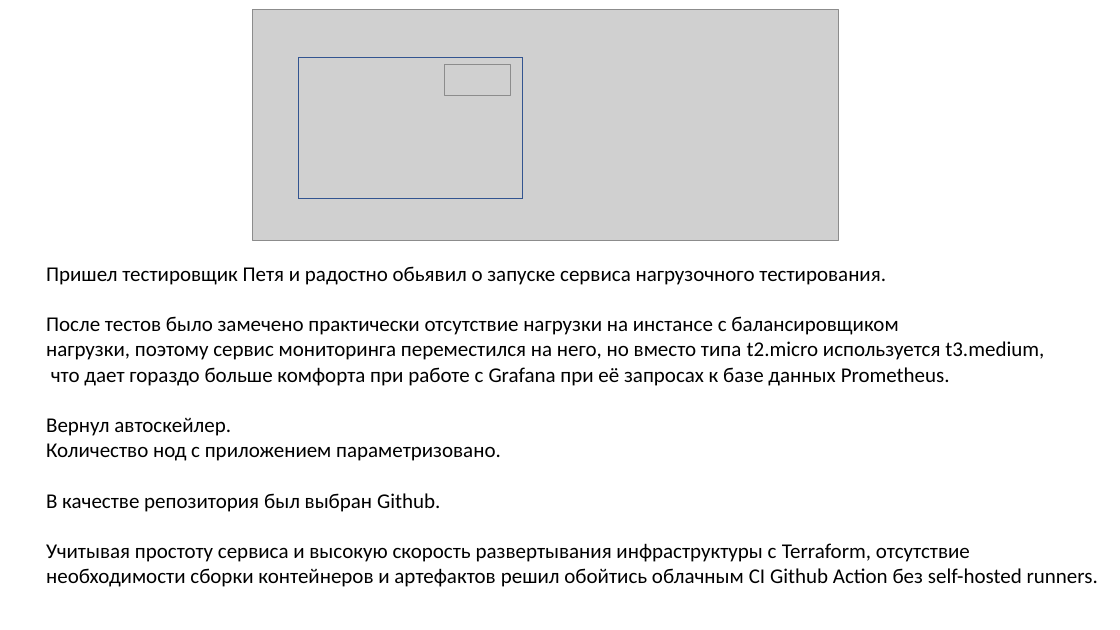
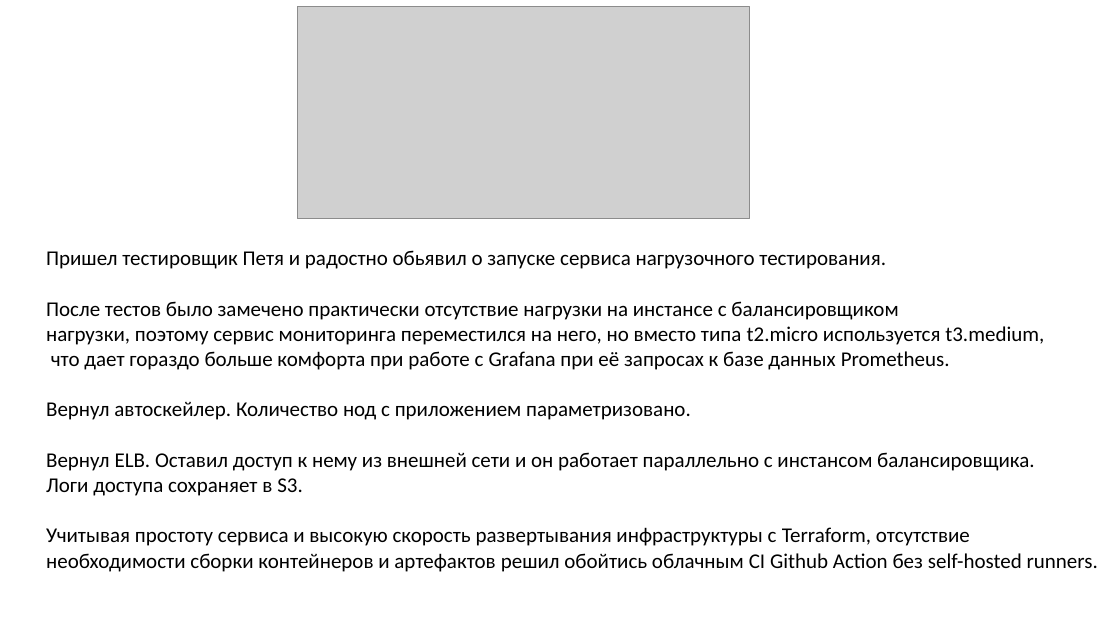
Before and after one commit to runalsh/yandex-young-devops-training, a slide deck: slide 14 of presentation.pptx. Drawn at 1120x630 pixels with LibreOffice and Linux fonts; fonts in the diff are those of the drawing; grey boxes stand for pictures. Boxes give left, top, right and bottom in pixels: in the first picture for what was removed or moved away, otherwise in the second. Text is boxed around its words. In the diff, an @@ line names an element or a change of style, - is before the commit and + after.

```diff
--- a/presentation.pptx
+++ b/presentation.pptx
@@ picture: place and size @@
-picture at [253, 9, 839, 240]
+picture at [297, 7, 750, 219]
@@ rectangle removed at [298, 57, 523, 198] @@
@@ picture removed at [444, 65, 512, 96] @@
@@ text "Пришел тестировщик Петя и радостно ...": place and size @@
-text "Пришел тестировщик Петя и радостно ..." at [46, 266, 1098, 587]
+text "Пришел тестировщик Петя и радостно ..." at [46, 250, 1098, 572]
@@ text at [46, 402, 1034, 496]: text changed @@
-Вернул автоскейлер.
-Количество нод с приложением параметризовано.
-В качестве репозитория был выбран Github.
+Вернул автоскейлер. Количество нод с приложением параметризовано.
+Вернул ELB. Оставил доступ к нему из внешней сети и он работает параллельно с инстансом балансировщика.
+Логи доступа сохраняет в S3.
```
Also in this commit, not shown: 4 other slides changed, 1 slide removed, 3 other files.
